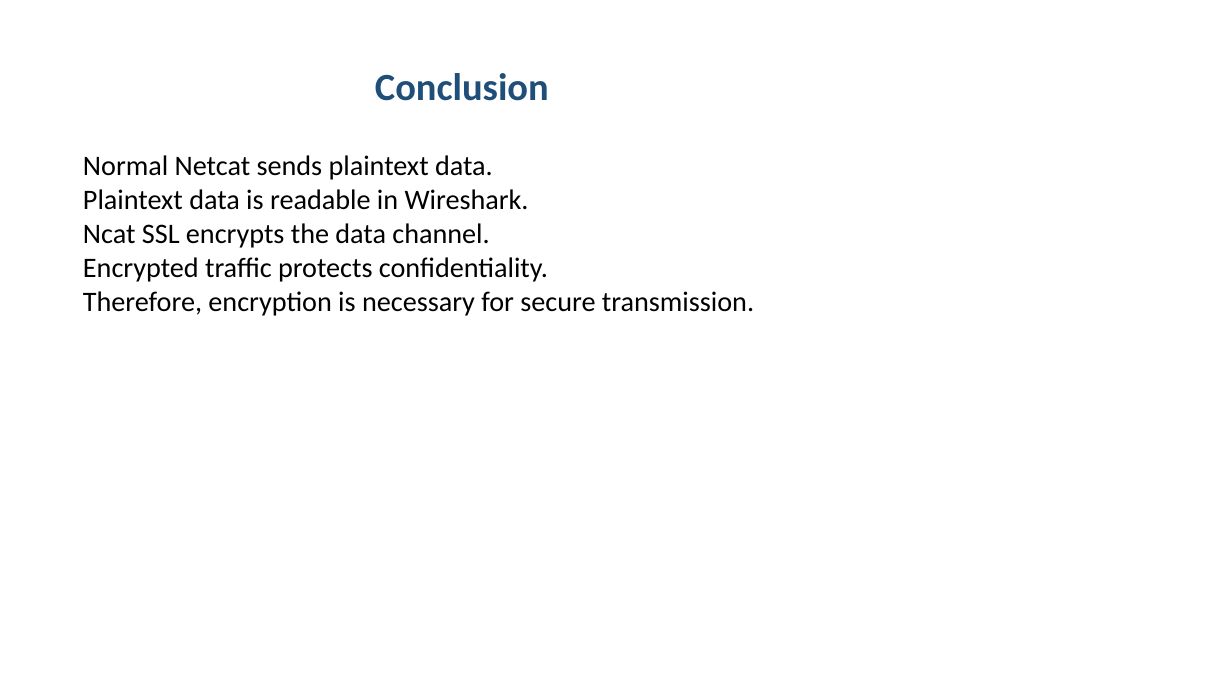
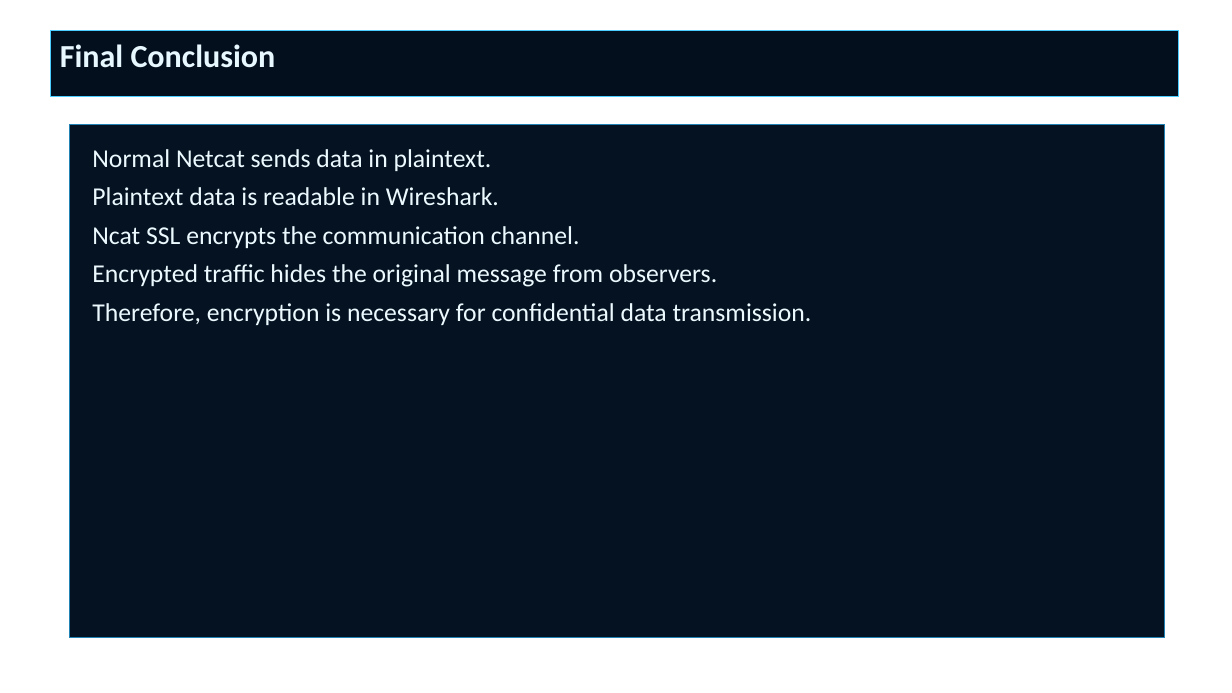
Before and after one commit to aastha2208/campussync-mobile, a slide deck: slide 24 of netcat_aat_project/Secure_Data_Transmission_over_Netcat_Presentation.pptx (slide 15 before the commit). Drawn at 1232x693 pixels with LibreOffice and Linux fonts; fonts in the diff are those of the drawing; background and template pictures are left out. Boxes give left, top, right and bottom in pixels: in the first picture for what was removed or moved away, otherwise in the second. Text is boxed around its words. In the diff, an @@ line names an element or a change of style, - is before the commit and + after.

```diff
--- a/netcat_aat_project/Secure_Data_Transmission_over_Netcat_Presentation.pptx
+++ b/netcat_aat_project/Secure_Data_Transmission_over_Netcat_Presentation.pptx
@@ rectangle "Final Conclusion": place and size @@
-rectangle "Final Conclusion" at (375,73,549,101)
+rectangle "Final Conclusion" at (51,30,1178,97)
@@ rectangle "Final Conclusion" at (51,30,1178,97): vertical alignment middle to top; fill none to #040F1E; outline none to #4BCDFF 0.75 pt @@
@@ text in rectangle at (60,44,276,68): text changed; size 30 to 25 pt; text colour #1F4E79 to #E8F8FF @@
-Conclusion
+Final Conclusion
@@ rectangle "Normal Netcat sends data in ...": place and size @@
-rectangle "Normal Netcat sends data in ..." at (83,155,754,316)
+rectangle "Normal Netcat sends data in ..." at (69,125,1165,638)
@@ rectangle "Normal Netcat sends data in ..." at (69,125,1165,638): fill none to #051222; outline none to #2282B4 0.75 pt @@
@@ text in rectangle at (92,149,492,171): text changed; size 22 to 20 pt; text colour #000000 to #ECFAFF @@
-Normal Netcat sends plaintext data.
+Normal Netcat sends data in plaintext.
@@ text in rectangle at (92,187,499,205): size 22 to 20 pt, text colour #000000 to #ECFAFF in "Plaintext data is readable in Wireshark."; more space between paragraphs @@
@@ text in rectangle at (92,226,812,325): text changed; size 22 to 20 pt; text colour #000000 to #ECFAFF @@
-Ncat SSL encrypts the data channel.
-Encrypted traffic protects confidentiality.
-Therefore, encryption is necessary for secure transmission.
+Ncat SSL encrypts the communication channel.
+Encrypted traffic hides the original message from observers.
+Therefore, encryption is necessary for confidential data transmission.
```
Also in this commit, not shown: 7 other slides changed, 17 slides added, 8 slides removed, 7 other files.
